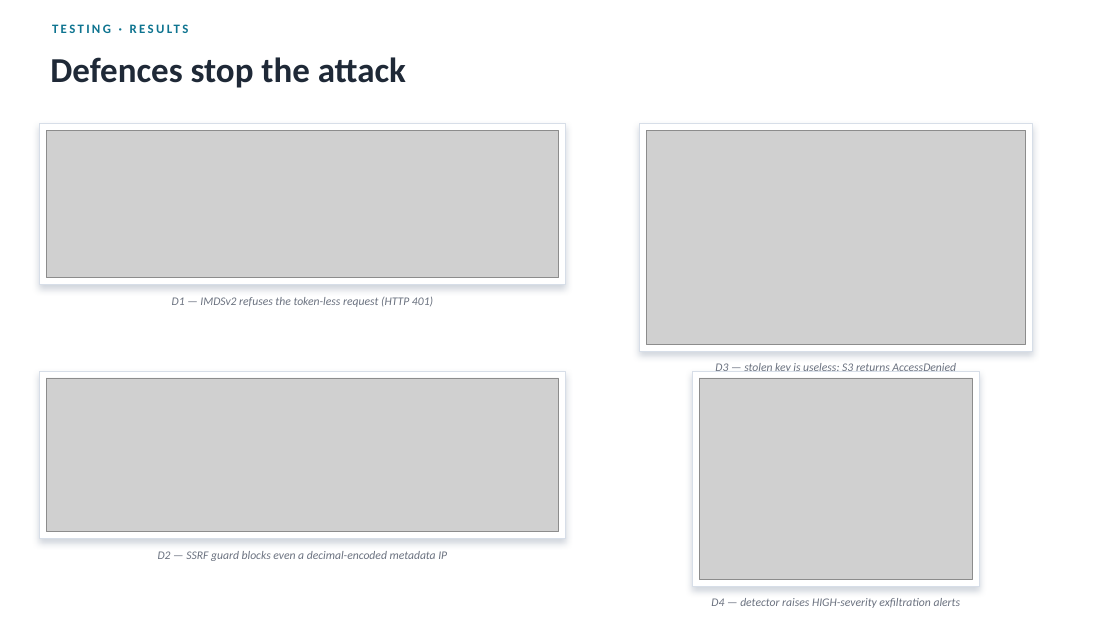
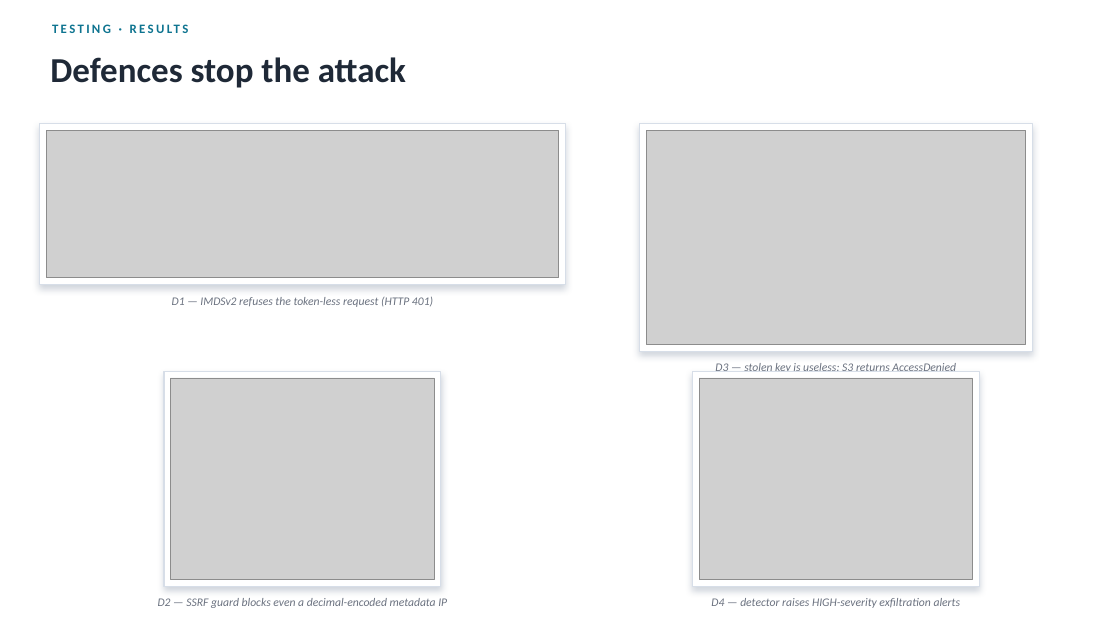
Before and after one commit to i9x0/cloud-ssrf-lab, a slide deck: slide 8 of report/CS621_Presentation.pptx. Drawn at 1120x630 pixels with LibreOffice and Linux fonts; fonts in the diff are those of the drawing; grey boxes stand for pictures. Boxes give left, top, right and bottom in pixels: in the first picture for what was removed or moved away, otherwise in the second. Text is boxed around its words. In the diff, an @@ line names an element or a change of style, - is before the commit and + after.

Commit message:
docs: sync report & deck binaries (light theme, live-site figures, light LinkPeek)

```diff
--- a/report/CS621_Presentation.pptx
+++ b/report/CS621_Presentation.pptx
@@ rectangle: place and size @@
-rectangle at (39, 371, 565, 539)
+rectangle at (164, 371, 441, 586)
@@ picture: place and size @@
-picture at (46, 378, 559, 532)
+picture at (171, 378, 434, 580)
@@ text "D2 — SSRF guard blocks ...": place and size @@
-text "D2 — SSRF guard blocks ..." at (158, 551, 447, 561)
+text "D2 — SSRF guard blocks ..." at (158, 598, 447, 608)
```
Also in this commit, not shown: 1 other slide changed, 1 other file.
